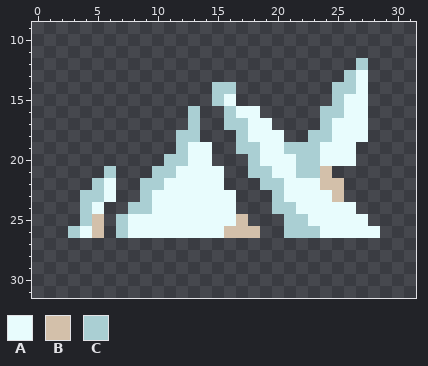
Two states of a pixel-art sprite, Assets/Image/Trap/BrokenGlass.png. The picture above was drawn from the file before the commit.
Shown: x 0..31, y 9..31. The old version is drawn lined up with the new one.
Palette (. is transparent): A #e8fcfd  B #d3c0aa  C #aacfd3
Pixels before, first column x 3:
12 ........................C.
13 .......................CA.
14 ............CC........CCA.
15 ............CA........CAA.
16 ..........C..CAA.....CCAA.
17 ..........C..CCAA....CAAA.
18 .........CC...CAAA..CCAAA.
19 .........CAA..CCAACCCAAA..
20 ........CCAA...CAAACCAAA..
21 ...C...CCAAAA..CCAACCB....
22 ..CA..CCAAAAA...CCAAABB...
23 .CCA..CAAAAAAA...CAAAAB...
24 .CA..CCAAAAAAA...CCAAAAA..
25 .CB.CAAAAAAAAAB...CCAAAAA.
26 CAB.CAAAAAAAABBB..CCCAAAAA
After:
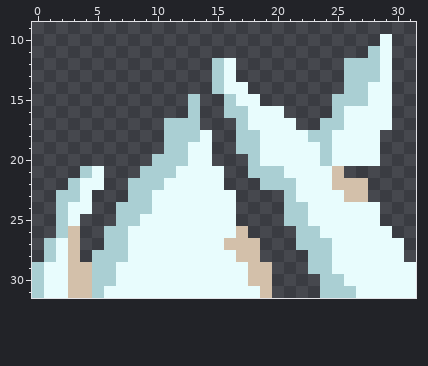
The edit:
whole drawing moved by +3,+0 (the old picture is shown already moved)
file 32x32 -> 192x192 pixels (blocks of 1x1 -> 6x6; one block is one cell here)
There is now colour A in rows 10 to 11 at x 29; in rows 12 to 13 at x 16 and 29; in row 14 at x 17 and 28 to 29; in row 15 at x 17 to 18 and 28 to 29; in row 16 at x 19 to 20 and 28 to 29; in row 17 at x 20 to 21 and 28 to 29.
There is now colour A in row 18 at x 14, 21 to 22 and 28; in rows 19 to 20 at x 27 to 28; in row 21 at x 5; in row 22 at x 4; in row 24 at x 3 and 27 to 28; in row 25 at x 3 and 28.
There is now colour A in row 26 at x 29; in row 27 at x 2, 8 to 15 and 25 to 30; in row 28 at x 2, 8 to 16 and 25 to 30; in row 29 at x 1 to 2, 7 to 17 and 25 to 31; in row 30 at x 1 to 2, 7 to 17 and 26 to 31; in row 31 at x 1 to 2, 6 to 18 and 27 to 31.
The edit turns colour B into colour A in rows 21 to 22 at x 24; in row 23 at x 25; in row 26 at x 16.
The edit turns colour C into colour A in row 14 at x 16; in row 19 at x 21 to 23; in rows 20 to 21 at x 22 to 23; in row 22 at x 5; in rows 23 to 24 at x 4.
There is now colour B in row 21 at x 25; in rows 22 to 23 at x 26 to 27; in row 27 at x 3 and 16 to 18; in row 28 at x 3 and 17 to 18; in rows 29 to 30 at x 3 to 4 and 18 to 19; in row 31 at x 3 to 4 and 19.
The edit turns colour C into colour B in row 26 at x 3.
There is now colour C in row 11 at x 28; in row 12 at x 15, 26 and 28; in row 13 at x 15 and 28; in row 15 at x 13; in row 17 at x 11 to 12; in rows 18 to 19 at x 11.
There is now colour C in row 20 at x 10; in row 21 at x 4 and 9; in row 22 at x 3 and 8; in row 23 at x 2 to 3 and 8; in row 24 at x 2 and 7; in row 25 at x 2.
There is now colour C in row 26 at x 2 and 6; in row 27 at x 1, 6 to 7 and 22 to 24; in row 28 at x 1, 5 to 7 and 23 to 24; in row 29 at x 0, 5 to 6 and 23 to 24; in row 30 at x 0, 5 to 6 and 24 to 25; in row 31 at x 0, 5 and 24 to 26.
The edit turns colour A into colour C in rows 13 to 14 at x 27; in row 15 at x 16 and 26 to 27; in row 16 at x 17; in row 17 at x 25; in row 18 at x 18; in rows 19 to 20 at x 24.
The edit turns colour A into colour C in row 21 at x 20; in rows 22 to 23 at x 21; in row 24 at x 22; in row 25 at x 8.
Colour A is removed in rows 22 to 23 at x 6; in row 24 at x 5; in row 26 at x 4.
Colour B is removed in row 25 at x 5 and 17; in row 26 at x 5 and 18.
Colour C is removed in row 14 at x 25; in row 15 at x 15; in row 16 at x 24; in row 17 at x 16; in row 21 at x 6; in row 23 at x 5 and 20.
Colour C is removed in row 24 at x 20; in row 25 at x 4; in row 26 at x 21.
